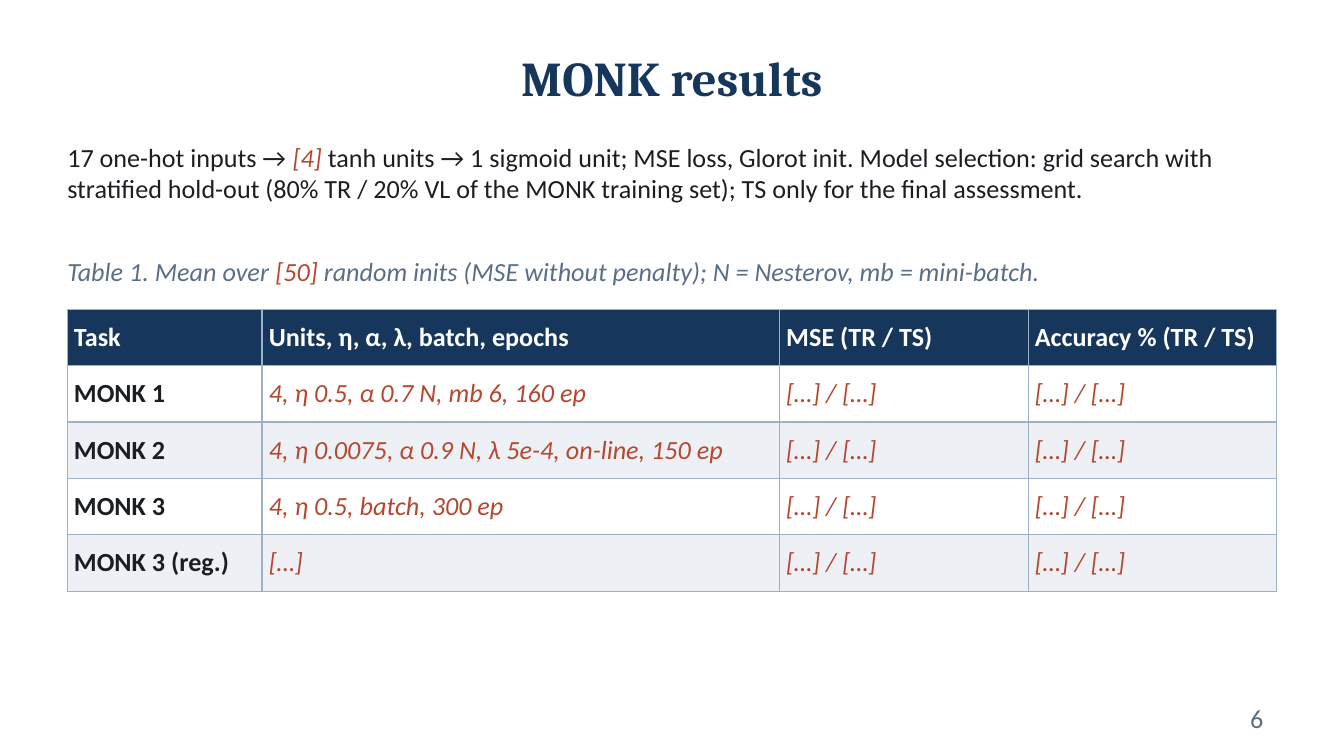
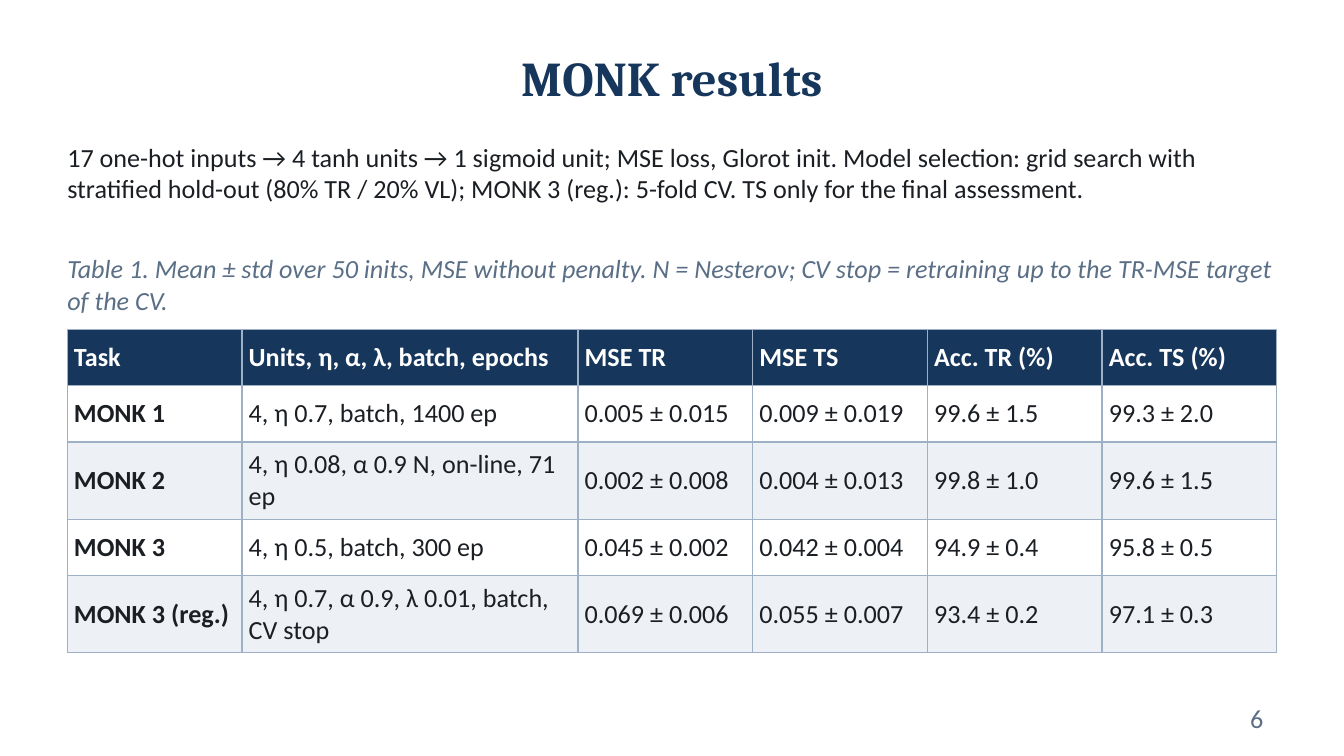
Before and after one commit to Fred-ef/ml_proj, a slide deck: slide 6 of Federico_Cristofaro_ML-2025_slides.pptx. Drawn at 1344x756 pixels with LibreOffice and Linux fonts; fonts in the diff are those of the drawing. Boxes give left, top, right and bottom in pixels: in the first picture for what was removed or moved away, otherwise in the second. Text is boxed around its words. In the diff, an @@ line names an element or a change of style, - is before the commit and + after.

```diff
--- a/Federico_Cristofaro_ML-2025_slides.pptx
+++ b/Federico_Cristofaro_ML-2025_slides.pptx
@@ text at <box>67,149,1195,203</box>: text changed @@
-17 one-hot inputs → [4] tanh units → 1 sigmoid unit; MSE loss, Glorot init. Model selection: grid search with stratified hold-out (80% TR / 20% VL of the MONK training set); TS only for the final assessment.
+17 one-hot inputs → 4 tanh units → 1 sigmoid unit; MSE loss, Glorot init. Model selection: grid search with stratified hold-out (80% TR / 20% VL); MONK 3 (reg.): 5-fold CV. TS only for the final assessment.
@@ text at <box>67,260,1271,313</box>: text changed @@
-Table 1. Mean over [50] random inits (MSE without penalty); N = Nesterov, mb = mini-batch.
+Table 1. Mean ± std over 50 inits, MSE without penalty. N = Nesterov; CV stop = retraining up to the TR-MSE target of the CV.
@@ table at <box>67,329,1277,648</box> @@
-column 2: Units, η, α, λ, batch, epochs | 4, η 0.5, α 0.7 N, mb 6, 160 ep | 4, η 0.0075, α 0.9 N, λ 5e-4, on-line, 150 ep | 4, η 0.5, batch, 300 ep | […]
-column 3: MSE (TR / TS) | […] / […] | […] / […] | […] / […] | […] / […]
-column 4: Accuracy % (TR / TS) | […] / […] | […] / […] | […] / […] | […] / […]
+column 2: Units, η, α, λ, batch, epochs | 4, η 0.7, batch, 1400 ep | 4, η 0.08, α 0.9 N, on-line, 71 ep | 4, η 0.5, batch, 300 ep | 4, η 0.7, α 0.9, λ 0.01, batch, CV stop
+column 3: MSE TR | 0.005 ± 0.015 | 0.002 ± 0.008 | 0.045 ± 0.002 | 0.069 ± 0.006
+column 4: MSE TS | 0.009 ± 0.019 | 0.004 ± 0.013 | 0.042 ± 0.004 | 0.055 ± 0.007
+column 5: Acc. TR (%) | 99.6 ± 1.5 | 99.8 ± 1.0 | 94.9 ± 0.4 | 93.4 ± 0.2
+column 6: Acc. TS (%) | 99.3 ± 2.0 | 99.6 ± 1.5 | 95.8 ± 0.5 | 97.1 ± 0.3
@@ table: place and size @@
-table at <box>67,309,1277,580</box>
+table at <box>67,329,1277,648</box>
```
Also in this commit, not shown: 13 other slides changed, 2 slides added, 3 slides removed.
